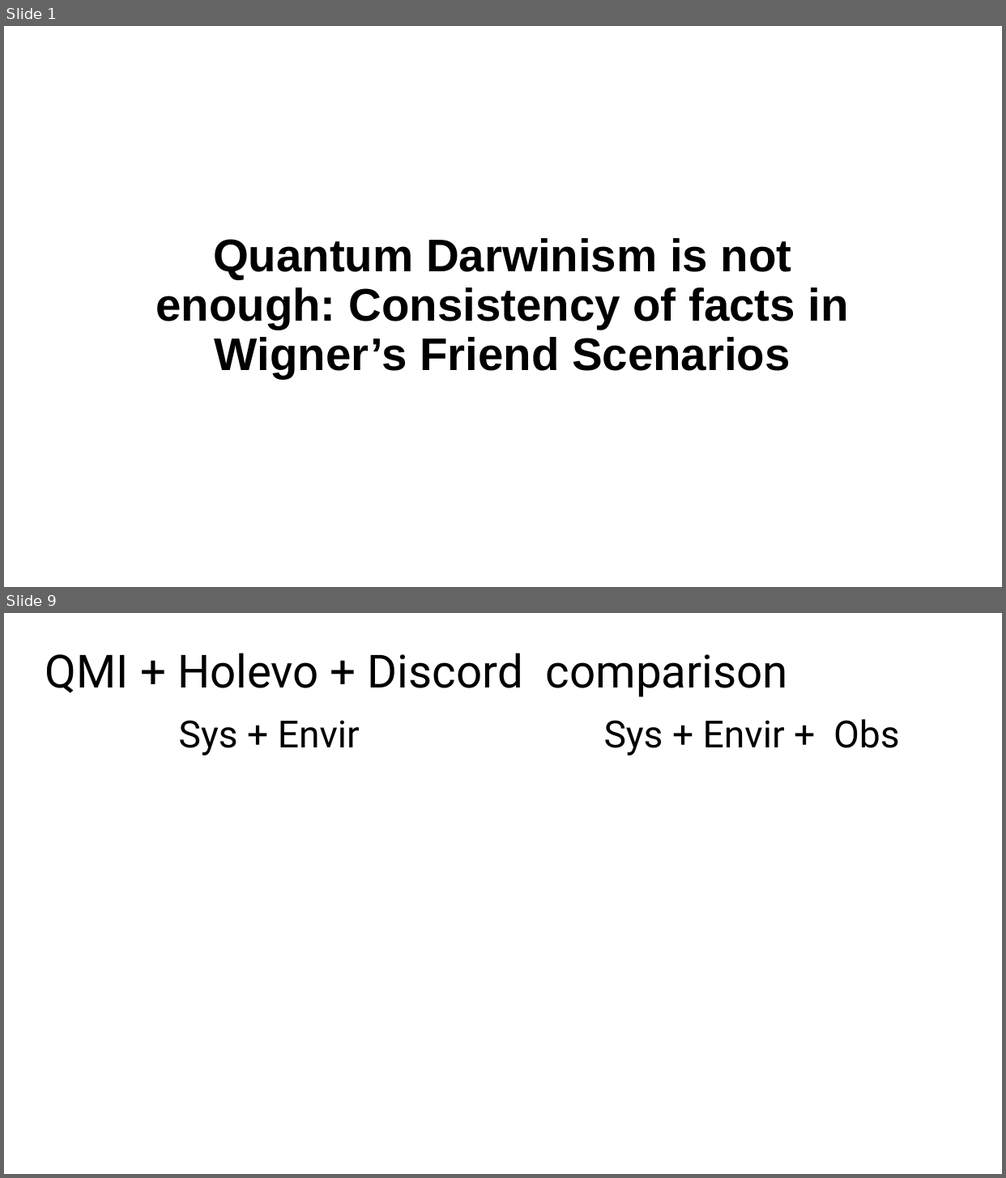
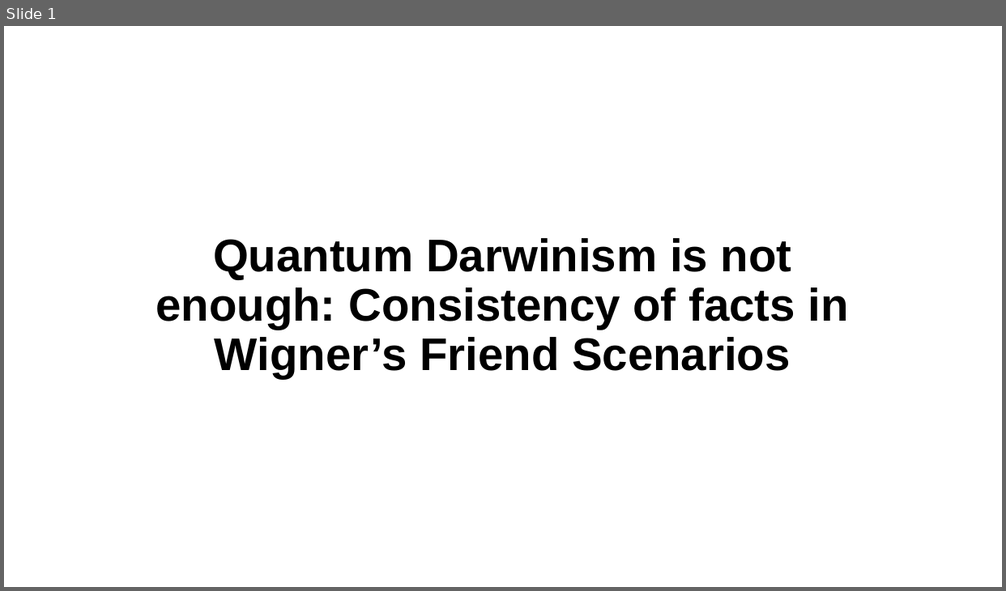
Before and after one commit to PHUHUUTRANDON/Quantum-Darwinism, a slide deck: Decoherence.pptx. Shown one above the other, each under a label of ours: slides 1 and 9 before the commit, slide 1 after it; the slides between them are not shown. The pictures are 1006x1178 and 1006x591 pixels, drawn with LibreOffice and Linux fonts; fonts in the diff are those of the drawing. Boxes give left, top, right and bottom in pixels: in the first picture for what was removed or moved away, otherwise in the second. Text is boxed around its words. In the diff, an @@ line names an element or a change of style, - is before the commit and + after.

```diff
--- a/Decoherence.pptx
+++ b/Decoherence.pptx
@@ slide 9 removed at (4, 613, 1002, 1174), background #FFFFFF @@
@@ text removed at (45, 653, 788, 697) @@
-QMI + Holevo + Discord comparison
@@ text removed at (179, 720, 360, 756) @@
-Sys + Envir
@@ text removed at (604, 719, 899, 756) @@
-Sys + Envir + Obs
```
Also in this commit, not shown: 3 slides added, 7 other slides removed, 2 other files.
